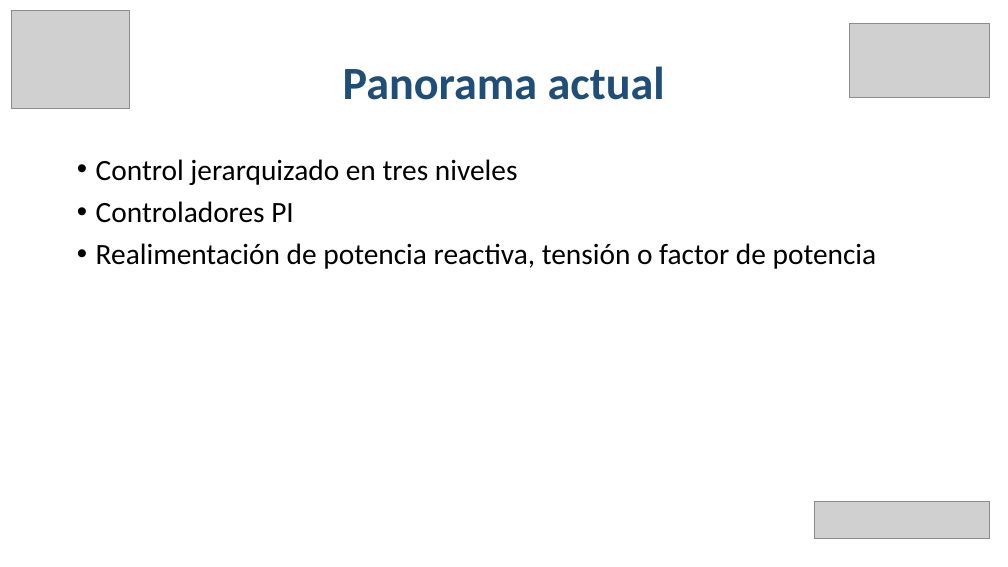
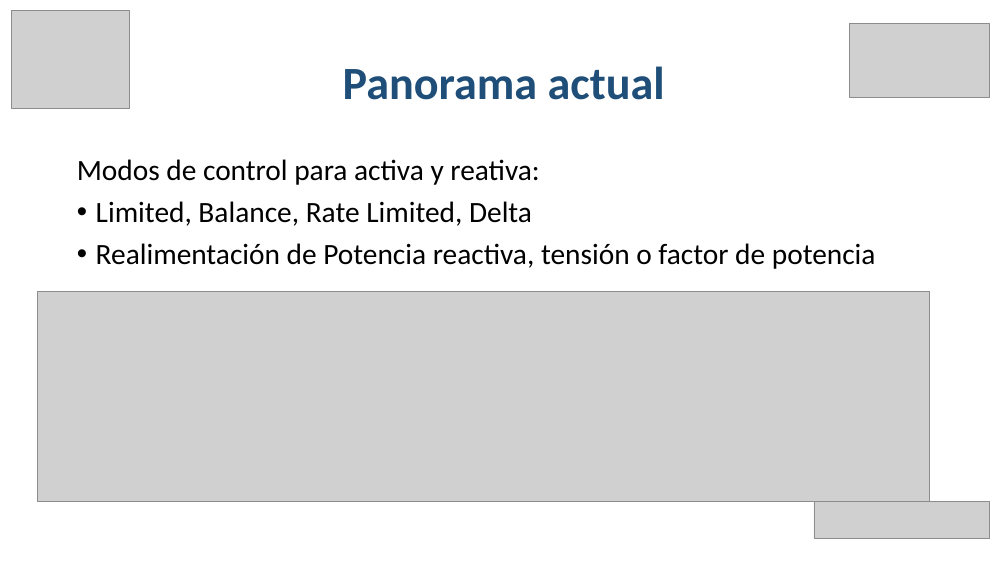
Before and after one commit to EmilioLdelaFuente/tfg, a slide deck: slide 8 of tfgPP.pptx (slide 7 before the commit). Drawn at 1008x567 pixels with LibreOffice and Linux fonts; fonts in the diff are those of the drawing; grey boxes stand for pictures. Boxes give left, top, right and bottom in pixels: in the first picture for what was removed or moved away, otherwise in the second. Text is boxed around its words. In the diff, an @@ line names an element or a change of style, - is before the commit and + after.

```diff
--- a/tfgPP.pptx
+++ b/tfgPP.pptx
@@ text at (x1=77, y1=159, x2=876, y2=269): text changed @@
-• Control jerarquizado en tres niveles
-• Controladores PI
-• Realimentación de potencia reactiva, tensión o factor de potencia
+Modos de control para activa y reativa:
+• Limited, Balance, Rate Limited, Delta
+• Realimentación de Potencia reactiva, tensión o factor de potencia
@@ picture added at (x1=38, y1=291, x2=930, y2=501) @@
```
Also in this commit, not shown: 9 other slides changed, 5 slides added.
